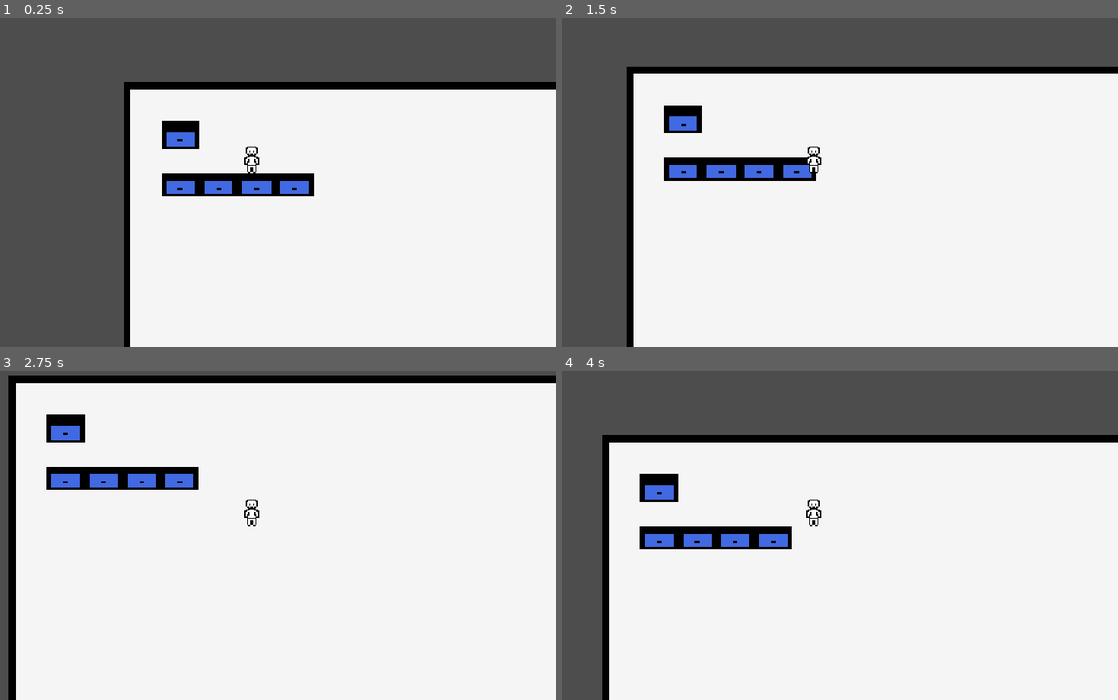
Above: before the commit, frames 1-4 (two rows, left to right).
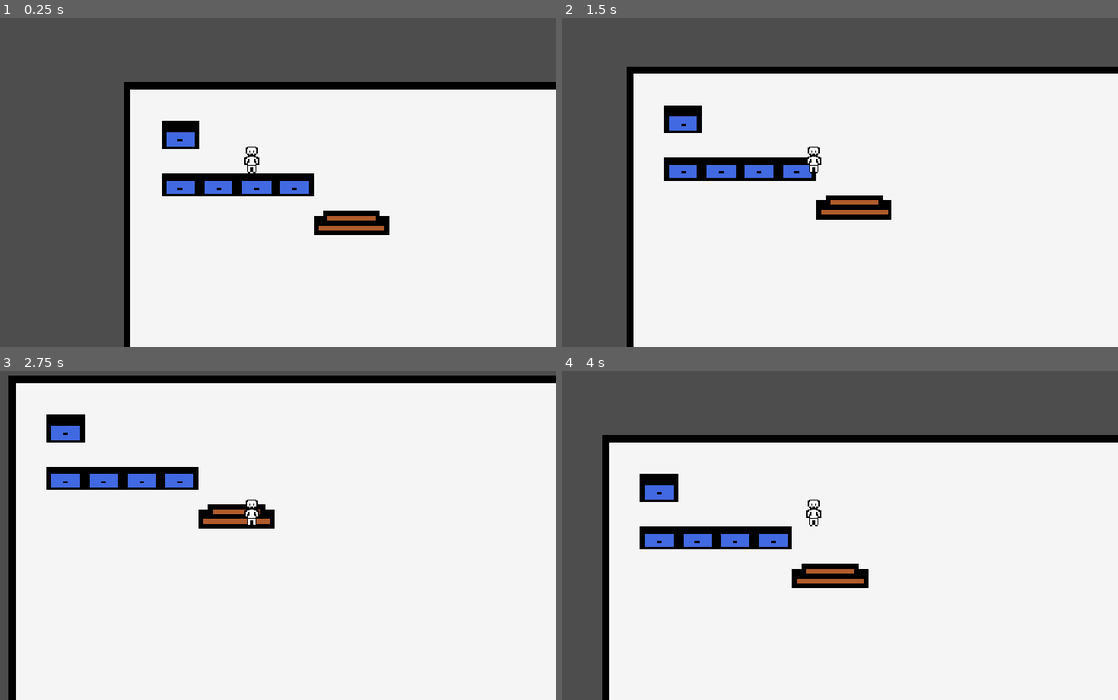
Above: after the commit, the same moments.

Repository: RSCode0/baudo-jam
Game: Godot game, scene res://scenes/game.tscn
Two runs of this game, one before a commit and one after it. Both use one fixed random seed, a clock stepped at 60 frames per second and the inputs below.
Inputs:
- Up to frame 1 (0.25 s): no input
- Up to frame 2 (1.5 s): tap Enter at 0.5 s; hold D (right) 0.53-1.28 s; hold S (down) from 1.28 s (still down)
- Up to frame 3 (2.75 s): release S (down) at 2.03 s; hold D (right) from 2.03 s (still down)
- Up to frame 4 (4 s): release D (right) at 2.78 s; hold Z (up) 2.78-3.53 s; hold Q (left) from 3.53 s (still down)

The runs differ from the first frame. In frame 1, 0.9% of the frame differs, in the area x 56-71%, y 58-66%; in frame 2, 1.0%; in frame 3, 0.8%; in frame 4, 1.0%, in the area x 41-56%, y 58-66%.

Commit message:
continuing tileset

Diff:
--- a/scenes/maps/map.tscn
+++ b/scenes/maps/map.tscn
@@ -22,6 +22,7 @@
 3:1/0 = 0
 4:1/0 = 0
 4:0/0 = 0
+5:1/0 = 0
 
 [sub_resource type="TileSet" id="TileSet_be0ha"]
 physics_layer_0/collision_layer = 2
@@ -35,5 +36,5 @@
 tile_set = SubResource("TileSet_aqr3f")
 
 [node name="Murs" type="TileMapLayer" parent="." unique_id=2026119872]
-tile_map_data = PackedByteArray("AAAAAAAAAAACAAEAAAAAAAEAAAA …(4096 unchanged characters)… DAAEAAAADAAIAAAADAAEAAAAEAAIAAAADAAEAAAA=")
+tile_map_data = PackedByteArray("AAAAAAAAAAACAAEAAAAAAAEAAAA …(4096 unchanged characters)… DAAEAAAADAAIAAAADAAEAAAAEAAIAAAADAAEAAAAFAAMAAAAEAAEAAAAGAAMAAAAFAAEAAAA=")
 tile_set = SubResource("TileSet_be0ha")
Binary file changed: graphics/sprites/maps/tileset.png
